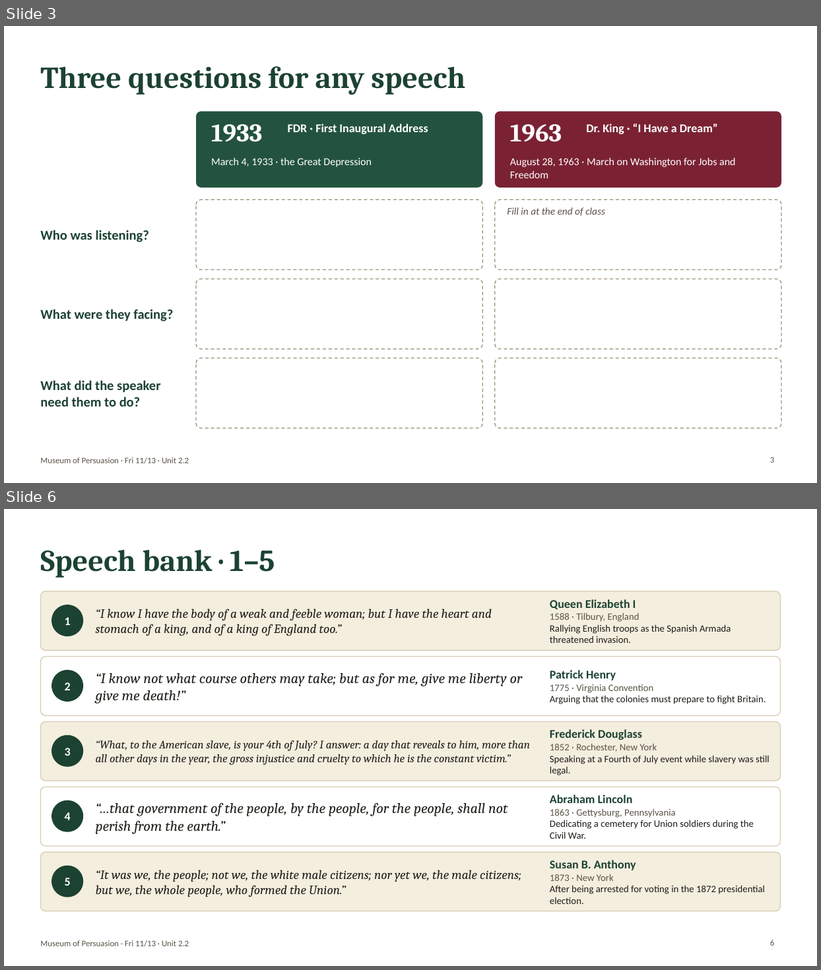
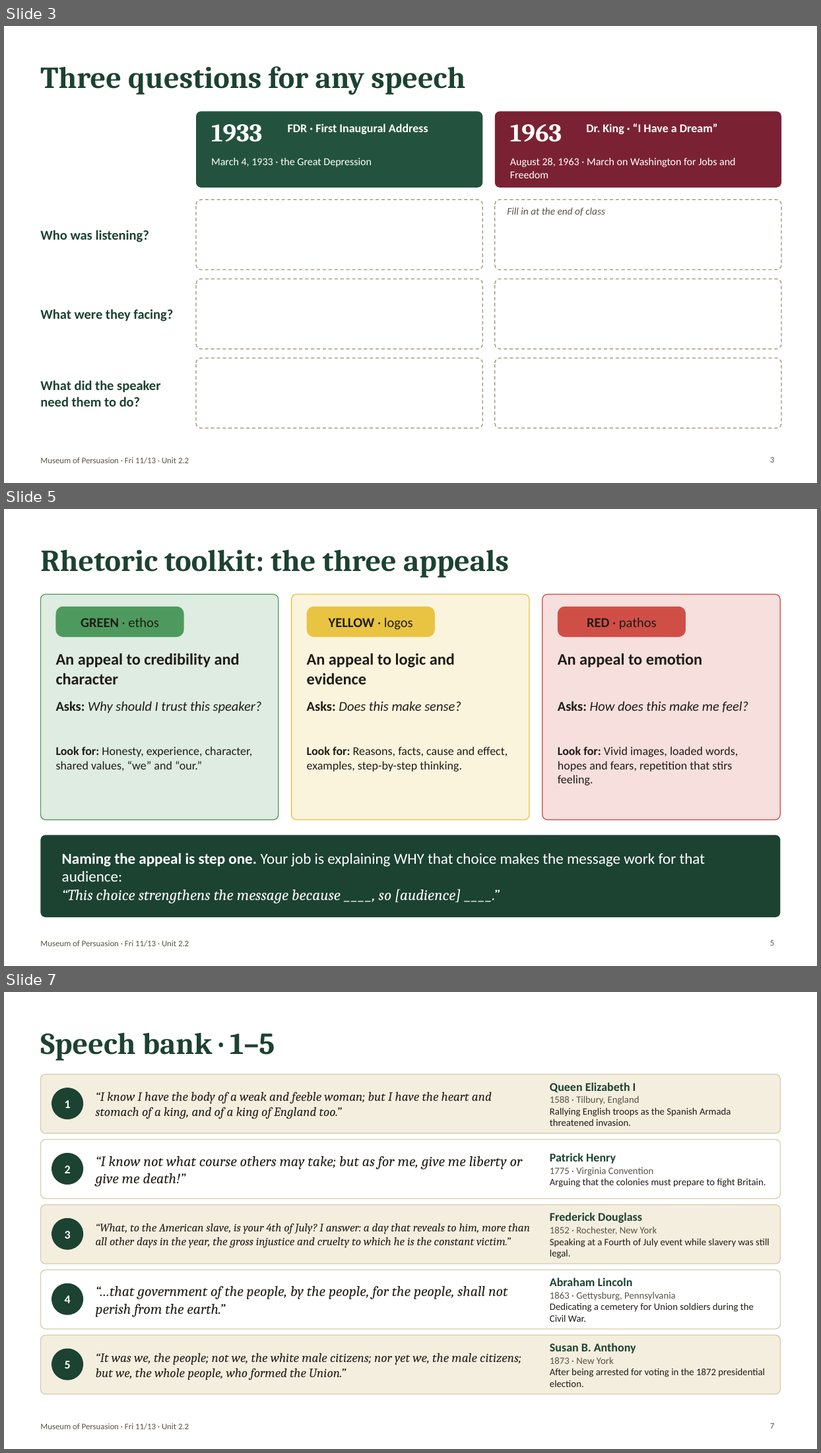
Before and after one commit to bookfairshit/Unit-2.2-Informational-Text, a slide deck: lumio/museum-of-persuasion-nov-13.pptx. Shown one above the other, each under a label of ours: slides 3 and 6 before the commit, slides 3, 5 and 7 after it; the slides between them are not shown. The pictures are 821x970 and 821x1453 pixels, drawn with LibreOffice and Linux fonts; fonts in the diff are those of the drawing. Boxes give left, top, right and bottom in pixels: in the first picture for what was removed or moved away, otherwise in the second. Text is boxed around its words. In the diff, an @@ line names an element or a change of style, - is before the commit and + after.

```diff
--- a/lumio/museum-of-persuasion-nov-13.pptx
+++ b/lumio/museum-of-persuasion-nov-13.pptx
@@ slide 5 added at [4,509,817,966], background #FFFFFF; not listed: 1 template element that a slide beside it also shows @@
@@ title added at [40,550,509,578], 36 pt, text #1C4232, bold @@
+Rhetoric toolkit: the three appeals
@@ rounded rectangle added at [40,594,279,820], fill #4E9A5E at 18% opacity, outline #4E9A5E 1 pt @@
@@ rounded rectangle added at [56,607,184,637], fill #4E9A5E, 16 pt, text #1F1C17 @@
+GREEN · ethos
@@ rounded rectangle added at [291,594,529,820], fill #E9C443 at 18% opacity, outline #E9C443 1 pt @@
@@ rounded rectangle added at [306,607,435,637], fill #E9C443, 16 pt, text #1F1C17, bold @@
+YELLOW · logos
@@ rounded rectangle added at [543,594,781,820], fill #CF4F47 at 18% opacity, outline #CF4F47 1 pt @@
@@ rounded rectangle added at [558,607,686,637], fill #CF4F47, 16 pt, text #1F1C17 @@
+RED · pathos
@@ text added at [56,654,240,685], 19 pt, text #1F1C17, bold @@
+An appeal to credibility and character
@@ text added at [307,654,455,685], 19 pt, text #1F1C17, bold @@
+An appeal to logic and evidence
@@ text added at [558,654,702,667], 19 pt, text #1F1C17, bold @@
+An appeal to emotion
@@ text added at [56,701,262,714], 16 pt, text #1F1C17, italic @@
+Asks: Why should I trust this speaker?
@@ text added at [307,701,461,711], 16 pt, text #1F1C17, italic @@
+Asks: Does this make sense?
@@ text added at [558,701,748,713], 16 pt, text #1F1C17, italic @@
+Asks: How does this make me feel?
@@ text added at [56,747,253,771], 14 pt, text #1F1C17 @@
+Look for: Honesty, experience, character, shared values, “we” and “our.”
@@ text added at [307,747,508,772], 14 pt, text #1F1C17 @@
+Look for: Reasons, facts, cause and effect, examples, step-by-step thinking.
@@ text added at [558,747,738,786], 14 pt, text #1F1C17 @@
+Look for: Vivid images, loaded words, hopes and fears, repetition that stirs feeling.
@@ rounded rectangle added at [40,835,781,918], fill #1C4232 @@
@@ text added at [62,853,705,904], 18 pt, text #FFFFFF @@
+Naming the appeal is step one. Your job is explaining WHY that choice makes the message work for that audience:
+“This choice strengthens the message because ____, so [audience] ____.”
@@ page number added at [770,940,774,946], 10 pt, text #5A5347 @@
+5
@@ what was slide 6 is now slide 7 @@
@@ page number at [770,1423,774,1429]: text changed @@
-6
+7
```
Also in this commit, not shown: 9 slides changed, 2 other files.
